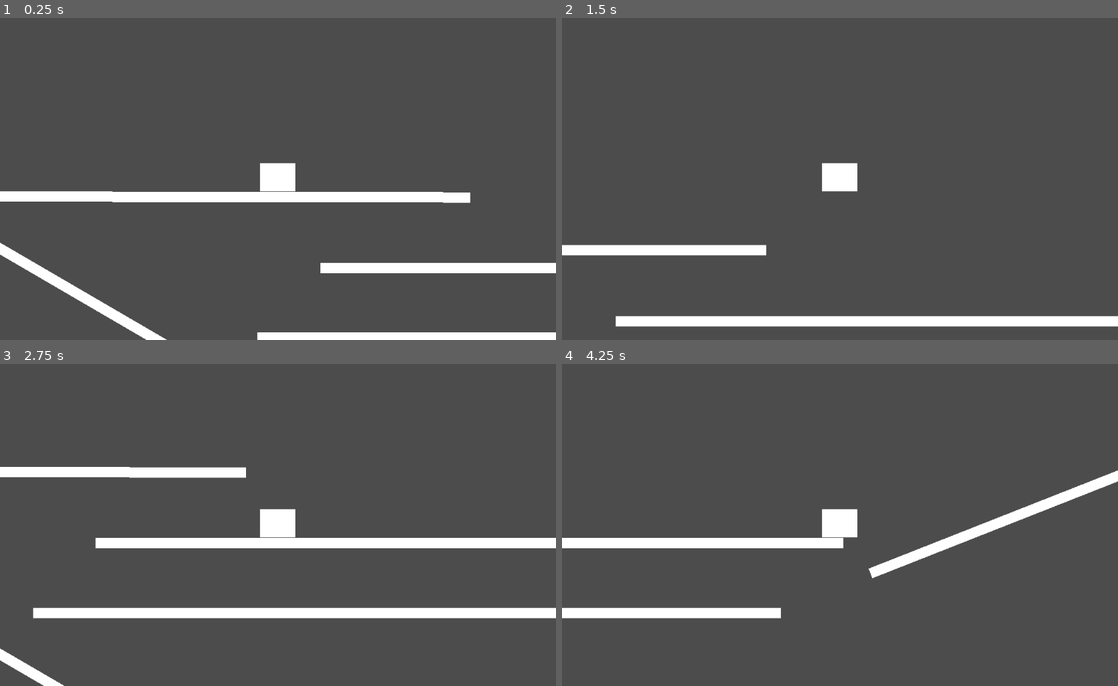
Above: before the commit, frames 1-4 (two rows, left to right).
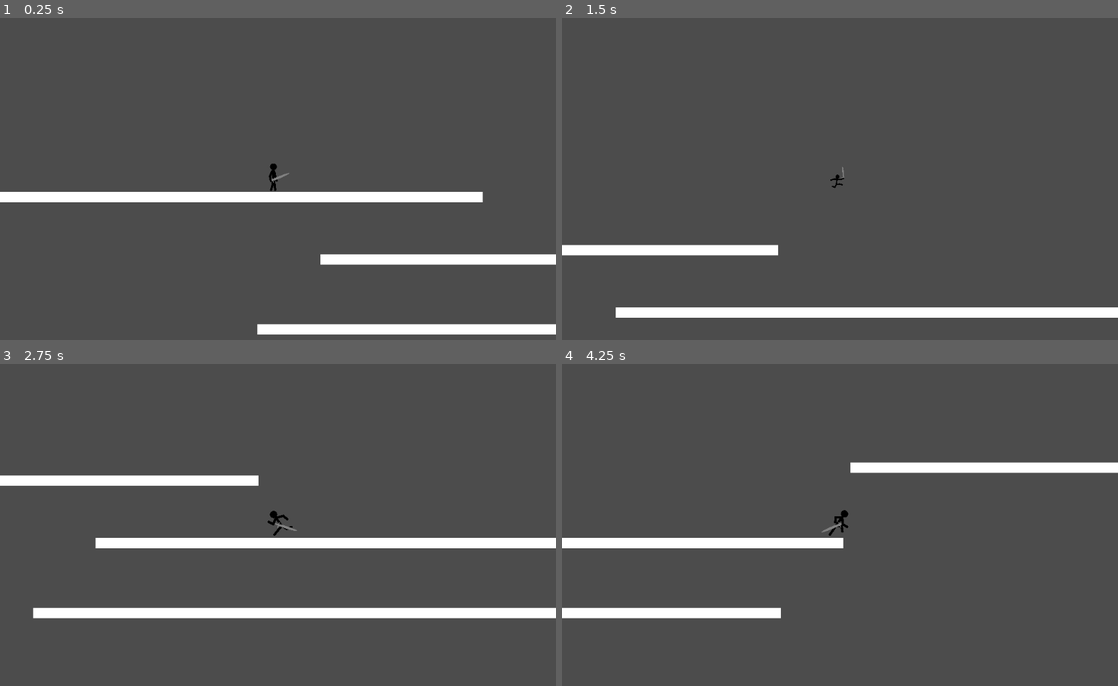
Above: after the commit, the same moments.

Repository: leo1mml/godot-studies
Game: Godot game, scene res://Main.tscn
The game is run twice, just before and just after one commit, with the same random seed, the same clock (stepped at 60 frames per second) and the same inputs.
Inputs:
- Up to frame 1 (0.25 s): no input
- Up to frame 2 (1.5 s): tap Enter at 0.5 s; hold Right (ui_right) from 0.53 s (still down); tap Space (jump) at 0.77 s
- Up to frame 3 (2.75 s): tap Space (jump) at 1.52 s; release Right (ui_right) at 2.03 s; hold Left (ui_left) from 2.03 s (still down)
- Up to frame 4 (4.25 s): release Left (ui_left) at 2.78 s; hold Right (ui_right) from 2.78 s (still down); tap Space (jump) at 3.02, 3.77 s

The runs differ from the first frame. In frame 1, 6.6% of the frame differs, in the area x 0-100%, y 44-100%; in frame 2, 5.7%; in frame 3, 3.5%; in frame 4, 3.8%.

Commit message:
Add player animations

Diff:
--- a/Main.tscn
+++ b/Main.tscn
@@ -1,6 +1,61 @@
-[gd_scene load_steps=5 format=2]
+[gd_scene load_steps=62 format=2]
 
 [ext_resource path="res://Player.gd" type="Script" id=1]
+[ext_resource path="res://Animations/Player/Run/final-0003.png" type="Texture" id=2]
+[ext_resource path="res://Animations/Player/Run/final-0006.png" type="Texture" id=3]
+[ext_resource path="res://Animations/Player/Idle/Idle-0003.png" type="Texture" id=4]
+[ext_resource path="res://Animations/Player/Run/final-0008.png" type="Texture" id=5]
+[ext_resource path="res://Animations/Player/Idle/Idle-0005.png" type="Texture" id=6]
+[ext_resource path="res://Animations/Player/Idle/Idle-0006.png" type="Texture" id=7]
+[ext_resource path="res://Animations/Player/Idle/Idle-0007.png" type="Texture" id=8]
+[ext_resource path="res://Animations/Player/Idle/Idle-0008.png" type="Texture" id=9]
+[ext_resource path="res://Animations/Player/Idle/Idle-0009.png" type="Texture" id=10]
+[ext_resource path="res://Animations/Player/Run/final-0009.png" type="Texture" id=11]
+[ext_resource path="res://Animations/Player/Run/final-0004.png" type="Texture" id=12]
+[ext_resource path="res://Animations/Player/Run/final-0007.png" type="Texture" id=13]
+[ext_resource path="res://Animations/Player/Run/final-0012.png" type="Texture" id=14]
+[ext_resource path="res://Animations/Player/Idle/Idle-0001.png" type="Texture" id=15]
+[ext_resource path="res://Animations/Player/Run/final-0010.png" type="Texture" id=16]
+[ext_resource path="res://Animations/Player/Idle/Idle-0004.png" type="Texture" id=17]
+[ext_resource path="res://Animations/Player/Run/final-0005.png" type="Texture" id=18]
+[ext_resource path="res://Animations/Player/Run/final-0011.png" type="Texture" id=19]
+[ext_resource path="res://Animations/Player/Idle/Idle-0002.png" type="Texture" id=20]
+[ext_resource path="res://Animations/Player/Run/final-0001.png" type="Texture" id=21]
+[ext_resource path="res://Animations/Player/Run/final-0002.png" type="Texture" id=22]
+[ext_resource path="res://Animations/Player/Idle/Idle-0022.png" type="Texture" id=23]
+[ext_resource path="res://Animations/Player/Idle/Idle-0012.png" type="Texture" id=24]
+[ext_resource path="res://Animations/Player/Idle/Idle-0016.png" type="Texture" id=25]
+[ext_resource path="res://Animations/Player/Idle/Idle-0018.png" type="Texture" id=26]
+[ext_resource path="res://Animations/Player/Idle/Idle-0020.png" type="Texture" id=27]
+[ext_resource path="res://Animations/Player/Idle/Idle-0013.png" type="Texture" id=28]
+[ext_resource path="res://Animations/Player/Idle/Idle-0019.png" type="Texture" id=29]
+[ext_resource path="res://Animations/Player/Idle/Idle-0021.png" type="Texture" id=30]
+[ext_resource path="res://Animations/Player/Idle/Idle-0017.png" type="Texture" id=31]
+[ext_resource path="res://Animations/Player/Idle/Idle-0023.png" type="Texture" id=32]
+[ext_resource path="res://Animations/Player/Idle/Idle-0011.png" type="Texture" id=33]
+[ext_resource path="res://Animations/Player/Idle/Idle-0010.png" type="Texture" id=34]
+[ext_resource path="res://Animations/Player/Idle/Idle-0015.png" type="Texture" id=35]
+[ext_resource path="res://Animations/Player/Idle/Idle-0014.png" type="Texture" id=36]
+[ext_resource path="res://Animations/Player/Jump/Idle-0011.png" type="Texture" id=37]
+[ext_resource path="res://Animations/Player/Jump/Idle-0004.png" type="Texture" id=38]
+[ext_resource path="res://Animations/Player/Jump/Idle-0012.png" type="Texture" id=39]
+[ext_resource path="res://Animations/Player/Jump/Idle-0005.png" type="Texture" id=40]
+[ext_resource path="res://Animations/Player/Jump/Idle-0008.png" type="Texture" id=41]
+[ext_resource path="res://Animations/Player/Jump/Idle-0001.png" type="Texture" id=42]
+[ext_resource path="res://Animations/Player/Jump/Idle-0007.png" type="Texture" id=43]
+[ext_resource path="res://Animations/Player/Jump/Idle-0002.png" type="Texture" id=44]
+[ext_resource path="res://Animations/Player/Jump/Idle-0010.png" type="Texture" id=45]
+[ext_resource path="res://Animations/Player/Jump/Idle-0003.png" type="Texture" id=46]
+[ext_resource path="res://Animations/Player/Jump/Idle-0006.png" type="Texture" id=47]
+[ext_resource path="res://Animations/Player/Jump/Idle-0009.png" type="Texture" id=48]
+[ext_resource path="res://Animations/Player/Jump/Idle-0013.png" type="Texture" id=49]
+[ext_resource path="res://Animations/Player/Jump/Idle-0019.png" type="Texture" id=50]
+[ext_resource path="res://Animations/Player/Jump/Idle-0020.png" type="Texture" id=51]
+[ext_resource path="res://Animations/Player/Jump/Idle-0014.png" type="Texture" id=52]
+[ext_resource path="res://Animations/Player/Jump/Idle-0015.png" type="Texture" id=53]
+[ext_resource path="res://Animations/Player/Jump/Idle-0017.png" type="Texture" id=54]
+[ext_resource path="res://Animations/Player/Jump/Idle-0018.png" type="Texture" id=55]
+[ext_resource path="res://Animations/Player/Jump/Idle-0016.png" type="Texture" id=56]
 
 [sub_resource type="RectangleShape2D" id=1]
 extents = Vector2( 532.846, 10.1131 )
@@ -22,8 +77,43 @@
 "values": [ Vector2( 2000.51, 89.5531 ), Vector2( 2000.51, 692.618 ) ]
 }
 
-[sub_resource type="RectangleShape2D" id=3]
+[sub_resource type="Animation" id=3]
+resource_name = "BackAndForth"
+length = 4.0
+loop = true
+tracks/0/type = "value"
+tracks/0/path = NodePath(".:position")
+tracks/0/interp = 1
+tracks/0/loop_wrap = true
+tracks/0/imported = false
+tracks/0/enabled = true
+tracks/0/keys = {
+"times": PoolRealArray( 0, 2 ),
+"transitions": PoolRealArray( 1, 1 ),
+"update": 0,
+"values": [ Vector2( 3120.81, 206.081 ), Vector2( 3827.56, 206.081 ) ]
+}
+
+[sub_resource type="RectangleShape2D" id=4]
 extents = Vector2( 31.2565, 25.8193 )
+
+[sub_resource type="SpriteFrames" id=5]
+animations = [ {
+"frames": [ ExtResource( 21 ), ExtResource( 22 ), ExtResource( 2 ), ExtResource( 12 ), ExtResource( 18 ), ExtResource( 3 ), ExtResource( 13 ), ExtResource( 5 ), ExtResource( 11 ), ExtResource( 16 ), ExtResource( 19 ), ExtResource( 14 ) ],
+"loop": true,
+"name": "Run",
+"speed": 12.0
+}, {
+"frames": [ ExtResource( 15 ), ExtResource( 20 ), ExtResource( 4 ), ExtResource( 17 ), ExtResource( 6 ), ExtResource( 7 ), ExtResource( 8 ), ExtResource( 9 ), ExtResource( 10 ), ExtResource( 34 ), ExtResource( 33 ), ExtResource( 24 ), ExtResource( 28 ), ExtResource( 36 ), ExtResource( 35 ), ExtResource( 25 ), ExtResource( 31 ), ExtResource( 26 ), ExtResource( 29 ), ExtResource( 27 ), ExtResource( 30 ), ExtResource( 23 ), ExtResource( 32 ) ],
+"loop": true,
+"name": "Idle",
+"speed": 12.0
+}, {
+"frames": [ ExtResource( 42 ), ExtResource( 44 ), ExtResource( 46 ), ExtResource( 38 ), ExtResource( 40 ), ExtResource( 47 ), ExtResource( 43 ), ExtResource( 41 ), ExtResource( 48 ), ExtResource( 45 ), ExtResource( 37 ), ExtResource( 39 ), ExtResource( 49 ), ExtResource( 52 ), ExtResource( 53 ), ExtResource( 56 ), ExtResource( 54 ), ExtResource( 55 ), ExtResource( 50 ), ExtResource( 51 ) ],
+"loop": false,
+"name": "Jump",
+"speed": 12.0
+} ]
 
 [node name="Main" type="Node2D"]
 
@@ -84,9 +174,27 @@
 "_edit_use_anchors_": false
 }
 
+[node name="Ground9" type="StaticBody2D" parent="."]
+position = Vector2( 157.55, 183.909 )
+collision_layer = 2
+__meta__ = {
+"_edit_group_": true
+}
+
+[node name="CollisionShape2D" type="CollisionShape2D" parent="Ground9"]
+shape = SubResource( 1 )
+
+[node name="ColorRect" type="ColorRect" parent="Ground9"]
+margin_left = -532.0
+margin_top = -9.0
+margin_right = 533.0
+margin_bottom = 10.0
+__meta__ = {
+"_edit_use_anchors_": false
+}
+
 [node name="Ground7" type="KinematicBody2D" parent="."]
-position = Vector2( 2000.51, 210.166 )
-rotation = -0.375763
+position = Vector2( 2000.51, 89.5531 )
 collision_layer = 2
 motion/sync_to_physics = true
 
@@ -107,6 +215,31 @@
 playback_process_mode = 0
 anims/BackAndForth = SubResource( 2 )
 
+[node name="Ground8" type="KinematicBody2D" parent="."]
+position = Vector2( 3827.56, 207.839 )
+collision_layer = 2
+motion/sync_to_physics = true
+__meta__ = {
+"_edit_group_": true
+}
+
+[node name="CollisionShape2D" type="CollisionShape2D" parent="Ground8"]
+shape = SubResource( 1 )
+
+[node name="ColorRect" type="ColorRect" parent="Ground8"]
+margin_left = -532.0
+margin_top = -9.0
+margin_right = 533.0
+margin_bottom = 10.0
+__meta__ = {
+"_edit_use_anchors_": false
+}
+
+[node name="AnimationPlayer" type="AnimationPlayer" parent="Ground8"]
+autoplay = "BackAndForth"
+playback_process_mode = 0
+anims/BackAndForth = SubResource( 3 )
+
 [node name="Ground5" type="StaticBody2D" parent="."]
 position = Vector2( 807.262, 427.815 )
 collision_layer = 2
@@ -118,43 +251,6 @@
 shape = SubResource( 1 )
 
 [node name="ColorRect" type="ColorRect" parent="Ground5"]
-margin_left = -532.0
-margin_top = -9.0
-margin_right = 533.0
-margin_bottom = 10.0
-__meta__ = {
-"_edit_use_anchors_": false
-}
-
-[node name="Ground2" type="StaticBody2D" parent="."]
-position = Vector2( 199.248, 495.114 )
-rotation = 0.527898
-collision_layer = 2
-
-[node name="CollisionShape2D" type="CollisionShape2D" parent="Ground2"]
-shape = SubResource( 1 )
-
-[node name="ColorRect" type="ColorRect" parent="Ground2"]
-margin_left = -532.0
-margin_top = -9.0
-margin_right = 533.0
-margin_bottom = 10.0
-__meta__ = {
-"_edit_use_anchors_": false
-}
-
-[node name="Ground4" type="StaticBody2D" parent="."]
-position = Vector2( 134.882, 168.078 )
-rotation = 0.00163971
-collision_layer = 2
-__meta__ = {
-"_edit_group_": true
-}
-
-[node name="CollisionShape2D" type="CollisionShape2D" parent="Ground4"]
-shape = SubResource( 1 )
-
-[node name="ColorRect" type="ColorRect" parent="Ground4"]
 margin_left = -532.0
 margin_top = -9.0
 margin_right = 533.0
@@ -169,16 +265,12 @@
 script = ExtResource( 1 )
 
 [node name="CollisionShape2D" type="CollisionShape2D" parent="Player"]
-shape = SubResource( 3 )
-
-[node name="ColorRect" type="ColorRect" parent="Player"]
-margin_left = -33.0
-margin_top = -26.0
-margin_right = 32.0
-margin_bottom = 26.0
-__meta__ = {
-"_edit_use_anchors_": false
-}
+shape = SubResource( 4 )
 
 [node name="Camera2D" type="Camera2D" parent="Player"]
 current = true
+
+[node name="AnimatedSprite" type="AnimatedSprite" parent="Player"]
+scale = Vector2( 0.0480619, 0.0480619 )
+frames = SubResource( 5 )
+animation = "Idle"
--- a/Player.gd
+++ b/Player.gd
@@ -1,4 +1,9 @@
 extends KinematicBody2D
+
+enum Direction {
+	right
+	left
+}
 
 export var jumpMultiplier = 7
 export var jumpApexTime = 0.4
@@ -9,6 +14,7 @@
 var velocity = Vector2()
 const MAX_TIME_ON_AIR_TO_JUMP = 0.2
 var time_on_air = 0.0
+var direction = Direction.right
 
 
 # Called when the node enters the scene tree for the first time.
@@ -39,4 +45,21 @@
 	var snap = Vector2.DOWN * 16 if is_on_floor() else Vector2.ZERO
 	velocity.y += gravity * delta
 	get_input(delta)
-	velocity = move_and_slide_with_snap(velocity, snap, Vector2.UP, true)
+	velocity = move_and_slide_with_snap(velocity, snap, Vector2.UP)
+	set_animation(velocity)
+
+func set_animation(velocity):
+	var animatedSprite = $AnimatedSprite
+	if velocity.x < 0.011 && velocity.x > -0.011 && is_on_floor():
+		animatedSprite.play("Idle")
+	elif velocity.y != 0 && !is_on_floor():
+		animatedSprite.play("Jump")
+	else:
+		animatedSprite.play("Run")
+	flip_if_necessary(velocity, animatedSprite)
+
+func flip_if_necessary(velocity, animatedSprite):
+	if velocity.x < 0 && direction == Direction.right:
+		animatedSprite.set_flip_h(true)
+	elif velocity.x > 0:
+		animatedSprite.set_flip_h(false)
Binary file added: Animations/Player/Idle/Idle-0001.png
Not shown, added: Animations/Player/Idle/Idle-0001.png.import
Binary file added: Animations/Player/Idle/Idle-0002.png
Not shown, added: Animations/Player/Idle/Idle-0002.png.import
Binary file added: Animations/Player/Idle/Idle-0003.png
Not shown, added: Animations/Player/Idle/Idle-0003.png.import
Binary file added: Animations/Player/Idle/Idle-0004.png
Not shown, added: Animations/Player/Idle/Idle-0004.png.import
Binary file added: Animations/Player/Idle/Idle-0005.png
Not shown, added: Animations/Player/Idle/Idle-0005.png.import
Binary file added: Animations/Player/Idle/Idle-0006.png
Not shown, added: Animations/Player/Idle/Idle-0006.png.import
(and 98 more such lines)
